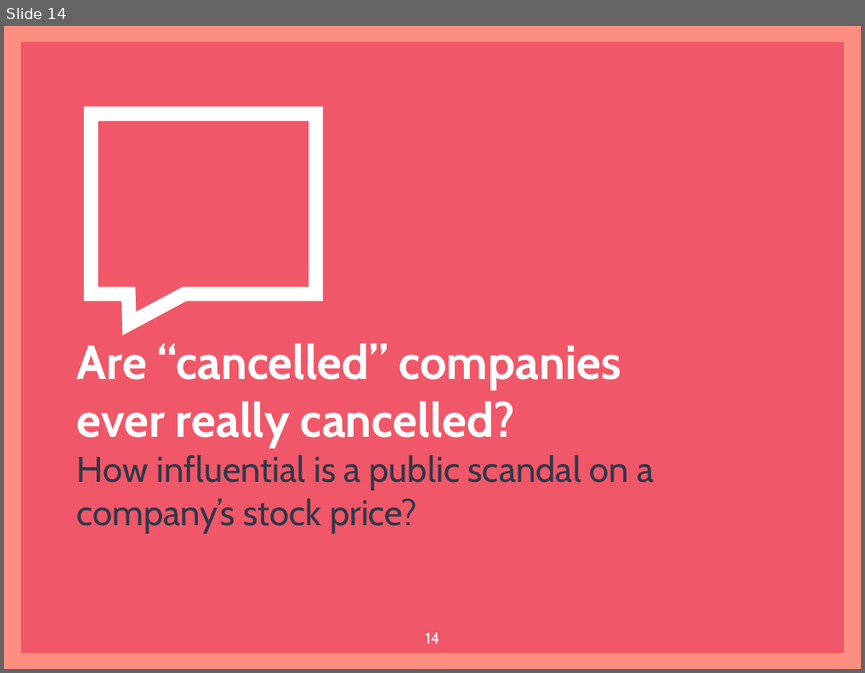
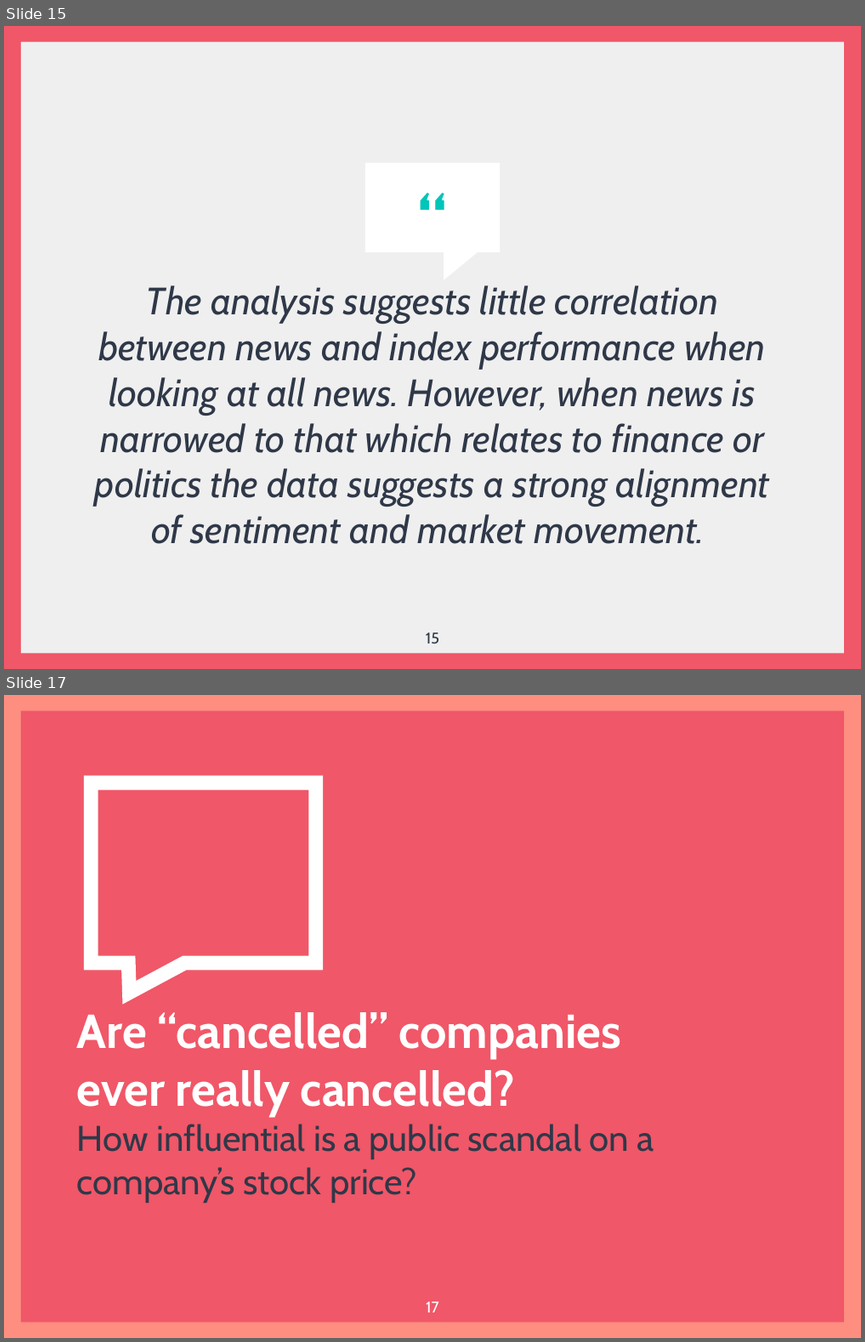
Before and after one commit to jsialcalde/news_project, a slide deck: News Project Presentation.pptx. Shown one above the other, each under a label of ours: slide 14 before the commit, slides 15 and 17 after it; the slides between them are not shown. The pictures are 865x673 and 865x1342 pixels, drawn with LibreOffice and Linux fonts; fonts in the diff are those of the drawing. Boxes give left, top, right and bottom in pixels: in the first picture for what was removed or moved away, otherwise in the second. Text is boxed around its words. In the diff, an @@ line names an element or a change of style, - is before the commit and + after.

```diff
--- a/News Project Presentation.pptx
+++ b/News Project Presentation.pptx
@@ slide 15 added at bbox=[4, 26, 861, 669], background #F05768 @@
@@ rectangle added at bbox=[21, 41, 844, 652], fill #EFEFEF @@
@@ text added at bbox=[341, 166, 524, 248], 60 pt, text #00C5B9, bold @@
+“
@@ speech box added at bbox=[365, 163, 500, 253], fill #FFFFFF @@
@@ text added at bbox=[95, 285, 770, 544], 32 pt, text #2F3848, italic @@
+The analysis suggests little correlation between news and index performance when looking at all news. However, when news is narrowed to that which relates to finance or politics the data suggests a strong alignment of sentiment and market movement.
@@ page number added at bbox=[426, 632, 439, 643], 13 pt, text #2F3848 @@
+15
@@ what was slide 14 is now slide 17 @@
@@ page number at bbox=[426, 1301, 439, 1312]: text changed @@
-14
+17
```
Also in this commit, not shown: 2 slides changed, 6 other slides added, 5 slides removed.
